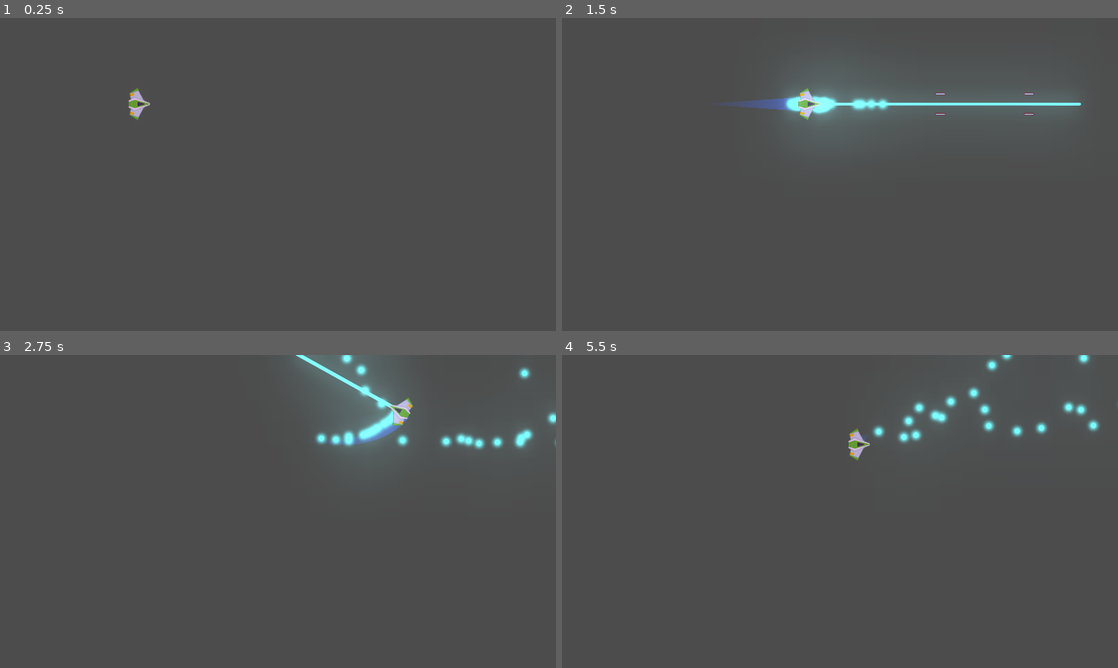
Above: before the commit, frames 1-4 (two rows, left to right).
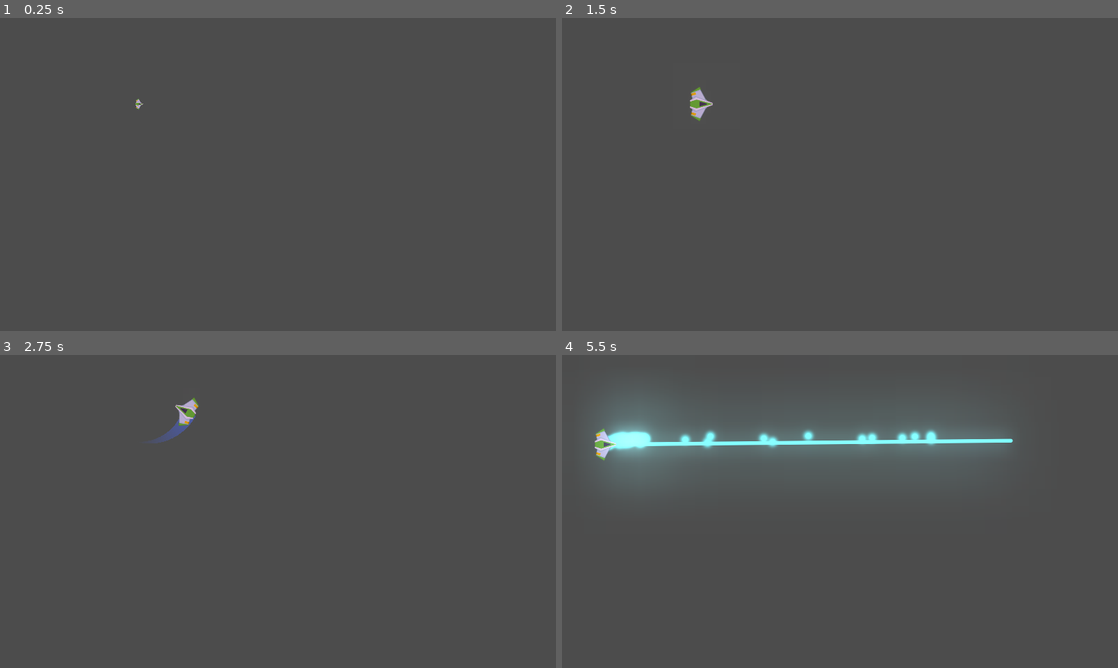
Above: after the commit, the same moments.

Repository: ismael29h/mete0rit0s-juego
Game: Godot game, scene res://Juego/Niveles/NivelTest.tscn
Same seed, same stepped clock (60 frames per second), same inputs: the game is played once before the commit and once after it.
Inputs:
- Up to frame 1 (0.25 s): no input
- Up to frame 2 (1.5 s): hold W (mover_adelante) 0.53-1.28 s; hold Space (disparo_principal) 0.53-1.28 s; tap Shift (disparo_secundario) at 1.35 s
- Up to frame 3 (2.75 s): hold W (mover_adelante) from 2.03 s (still down); hold A (mover_antihorario) from 2.03 s (still down)
- Up to frame 4 (5.5 s): release A (mover_antihorario) at 2.78 s; tap S (mover_atrás) at 2.85 s; release W (mover_adelante) at 3.53 s; hold D (mover_horario) 3.53-4.28 s; tap Space (disparo_principal) at 4.35 s; tap Shift (disparo_secundario) at 5.1 s

The runs differ from the first frame. In frame 1, 0.2% of the frame differs, in the area x 23-27%, y 22-33%; in frame 2, 3.5%; in frame 3, 4.7%; in frame 4, 9.0%, in the area x 5-100%, y 0-41%.

Commit message:
Estados de la nave Player, implementado

Diff:
--- a/Juego/Naves/Player/Player.gd
+++ b/Juego/Naves/Player/Player.gd
@@ -9,11 +9,45 @@
 
 var empuje:Vector2 = Vector2.ZERO
 var dir_rotacion:int = 0
+var estado_actual:int = ESTADO.SPAWN #
 
 onready var canion:Canion = $Canion
 onready var laser:RayoLaser = $LaserBeam2D
 onready var estela:Estela = $PuntoEstela/Trail2D
 onready var motor_sfx:Motor = $MotorSFX
+onready var colisionador:CollisionShape2D = $CollisionPlayer
+
+# enumerable
+enum ESTADO {SPAWN, VIVO, INVENCIBLE, MUERTO}
+
+
+func controlar_estados(nuevo_estado:int) -> void:
+	match nuevo_estado:
+		ESTADO.SPAWN:
+			colisionador.set_deferred("disabled", true)
+			canion.set_puede_disparar(false)
+		ESTADO.VIVO:
+			colisionador.set_deferred("disabled", false)
+			canion.set_puede_disparar(true)
+		ESTADO.INVENCIBLE:
+			colisionador.set_deferred("disabled", true)
+		ESTADO.MUERTO:
+			colisionador.set_deferred("disabled", true)
+			canion.set_puede_disparar(true)
+			queue_free()
+		_:
+			print('No debería verse esto')
+
+	estado_actual = nuevo_estado
+
+
+func esta_input_activo() -> bool:
+	#if estado_actual in [ESTADO.MUERTO, ESTADO.SPAWN]
+	if estado_actual == ESTADO.MUERTO\
+		or estado_actual == ESTADO.SPAWN:
+			return false
+
+	return true
 
 
 func _integrate_forces(state: Physics2DDirectBodyState) -> void:
@@ -22,7 +56,6 @@
 	# aplicar torque de rotación
 	apply_torque_impulse(dir_rotacion * potencia_rotacion)
 
-	# interesante - buscar
 	#print(rad2deg(rotation))
 	#print(empuje.rotated(rotation))
 
@@ -30,9 +63,11 @@
 	#player_input()
 
 
-
 #func player_input() -> void:
 func _unhandled_input(event: InputEvent) -> void:
+	if not esta_input_activo():
+		return
+
 	# empuje, sonido del motor, estela
 	empuje = Vector2.ZERO
 	if Input.is_action_pressed("mover_adelante"):
@@ -72,3 +107,9 @@
 			# el disparo secundario anula el disparo principal
 			canion.set_esta_disparando(false)
 			laser.set_is_casting(true)
+
+
+# AnimationPlayer
+func _on_AnimationPlayer_animation_finished(anim_name:String) -> void:
+	if anim_name == "spawn":
+		controlar_estados(ESTADO.VIVO)
--- a/Juego/Naves/Player/Player.tscn
+++ b/Juego/Naves/Player/Player.tscn
@@ -14,6 +14,38 @@
 [sub_resource type="CircleShape2D" id=1]
 radius = 37.0135
 
+[sub_resource type="Animation" id=3]
+resource_name = "default"
+length = 0.001
+tracks/0/type = "value"
+tracks/0/path = NodePath("SpritePlayer:scale")
+tracks/0/interp = 1
+tracks/0/loop_wrap = true
+tracks/0/imported = false
+tracks/0/enabled = true
+tracks/0/keys = {
+"times": PoolRealArray( 0 ),
+"transitions": PoolRealArray( 1 ),
+"update": 0,
+"values": [ Vector2( 1, 1 ) ]
+}
+
+[sub_resource type="Animation" id=4]
+resource_name = "spawn"
+length = 1.6
+tracks/0/type = "value"
+tracks/0/path = NodePath("SpritePlayer:scale")
+tracks/0/interp = 1
+tracks/0/loop_wrap = true
+tracks/0/imported = false
+tracks/0/enabled = true
+tracks/0/keys = {
+"times": PoolRealArray( 0, 1, 1.6 ),
+"transitions": PoolRealArray( 1, 1, 1 ),
+"update": 0,
+"values": [ Vector2( 0, 0 ), Vector2( 1.4, 1.4 ), Vector2( 1, 1 ) ]
+}
+
 [node name="Player" type="RigidBody2D"]
 z_index = 50
 z_as_relative = false
@@ -28,6 +60,7 @@
 [node name="SpritePlayer" type="Sprite" parent="."]
 modulate = Color( 0.862745, 0.74902, 0.886275, 1 )
 rotation = 1.5708
+scale = Vector2( 1e-05, 1e-05 )
 z_index = 50
 texture = ExtResource( 1 )
 
@@ -60,4 +93,11 @@
 
 [node name="Tween" type="Tween" parent="MotorSFX"]
 
+[node name="AnimationPlayer" type="AnimationPlayer" parent="."]
+autoplay = "spawn"
+anims/default = SubResource( 3 )
+anims/spawn = SubResource( 4 )
+
+[connection signal="animation_finished" from="AnimationPlayer" to="." method="_on_AnimationPlayer_animation_finished"]
+
 [editable path="Canion"]
--- a/Juego/Proyectiles/Canion.gd
+++ b/Juego/Proyectiles/Canion.gd
@@ -11,6 +11,7 @@
 onready var disparo_sfx:AudioStreamPlayer2D = $DisparoSFX
 onready var esta_enfriado:bool = true
 onready var esta_disparando:bool = false setget set_esta_disparando # (!)
+onready var puede_disparar:bool = false setget set_puede_disparar
 
 var puntos_disparo:Array = []
 
@@ -30,6 +31,10 @@
 # setter
 func set_esta_disparando(disparando: bool) -> void:
 	esta_disparando = disparando
+
+
+func set_puede_disparar(puede:bool) -> void:
+	puede_disparar = puede
 
 
 func almacenar_puntos_disparo() -> void:
Not shown: 1 places in Juego/Naves/Player/Player.tscn that only renumber resources
